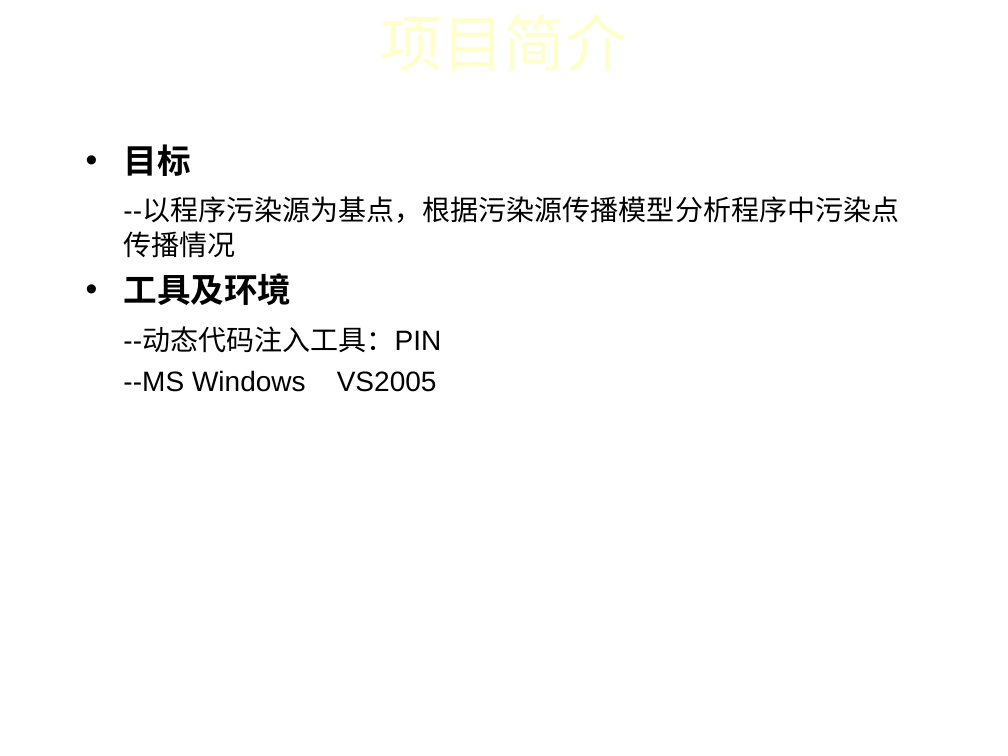
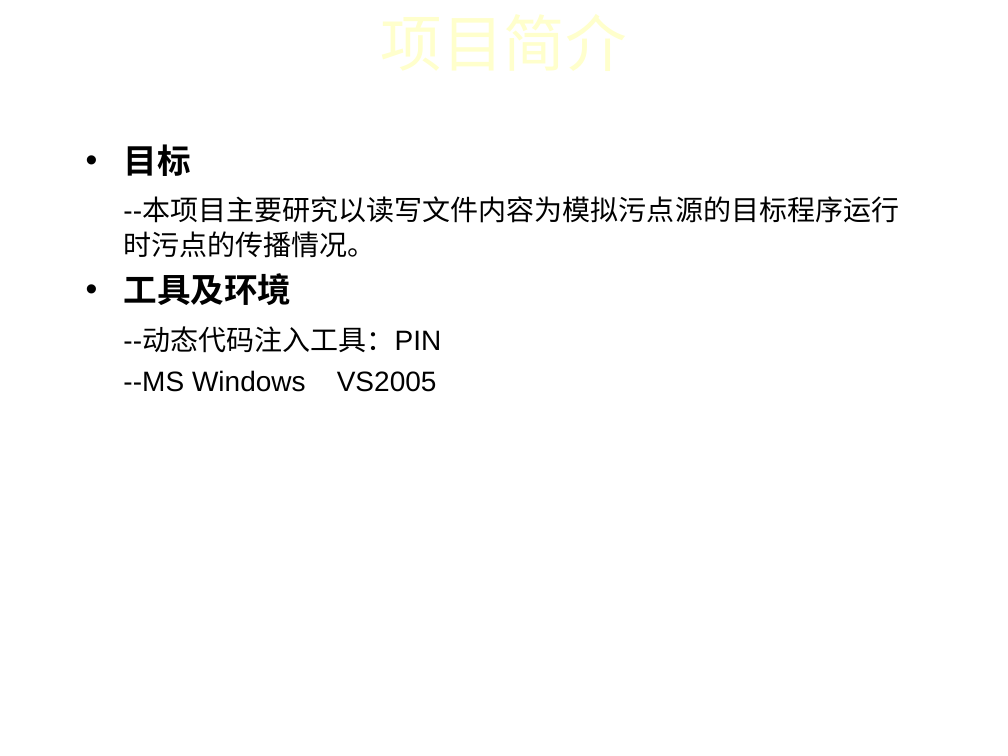
Before and after one commit to iidx/devilheart, a slide deck: slide 4 of doc/TaintAnalysis.ppt. Drawn at 1008x756 pixels with LibreOffice and Linux fonts; fonts in the diff are those of the drawing; background and template pictures are left out. Boxes give left, top, right and bottom in pixels: in the first picture for what was removed or moved away, otherwise in the second. Text is boxed around its words. In the diff, an @@ line names an element or a change of style, - is before the commit and + after.

```diff
--- a/doc/TaintAnalysis.ppt
+++ b/doc/TaintAnalysis.ppt
@@ text at (x1=123, y1=198, x2=899, y2=258): text changed @@
---以程序污染源为基点，根据污染源传播模型分析程序中污染点传播情况
+--本项目主要研究以读写文件内容为模拟污点源的目标程序运行时污点的传播情况。
```
Also in this commit, not shown: 6 other slides changed, 1 slide added.
